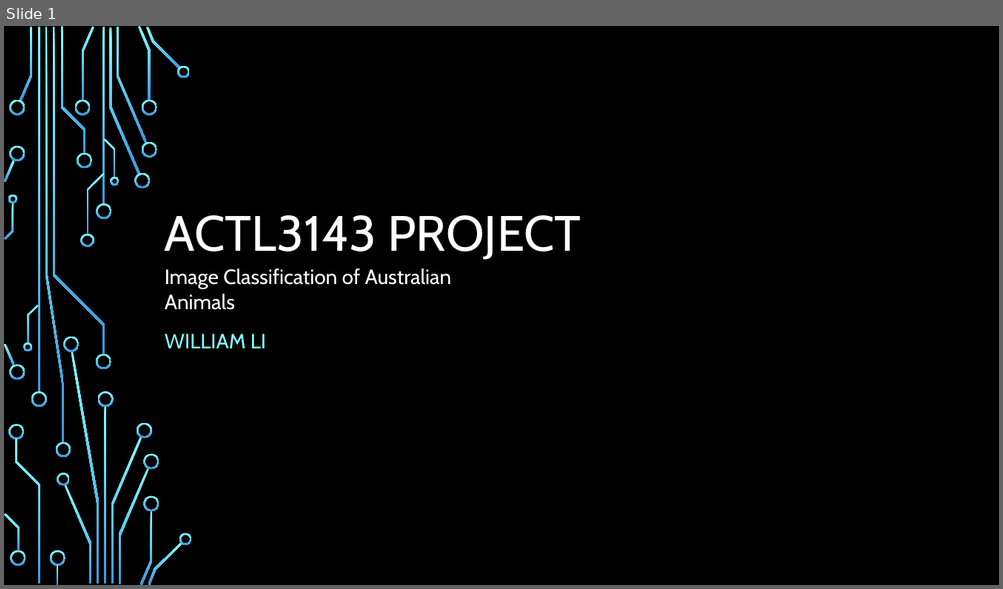
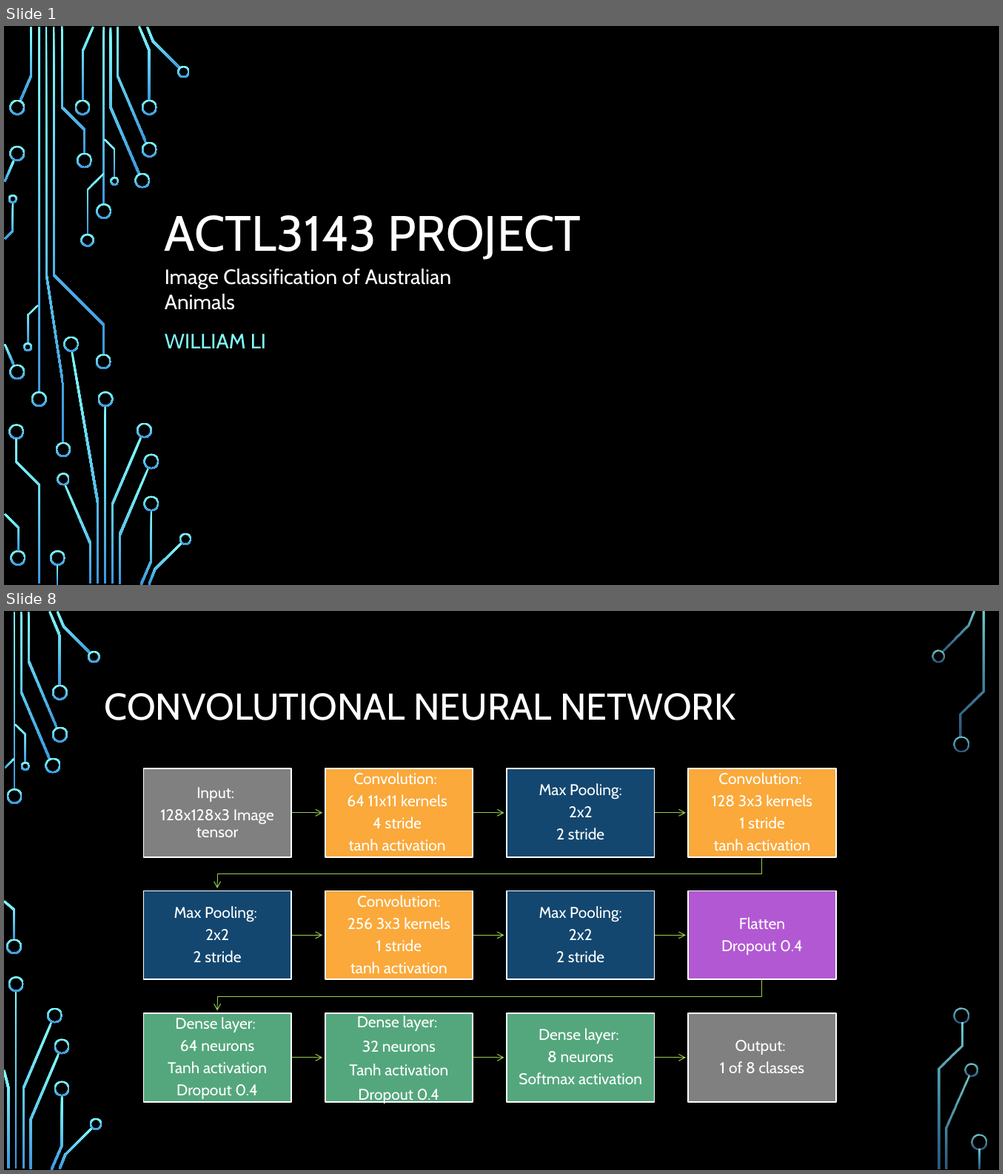
Before and after one commit to williamrjli/actl3143-project, a slide deck: ACTL3143 Video PowerPoint.pptx. Shown one above the other, each under a label of ours: slide 1 before the commit, slides 1 and 8 after it; the slides between them are not shown. The pictures are 1003x589 and 1003x1174 pixels, drawn with LibreOffice and Linux fonts; fonts in the diff are those of the drawing; background and template pictures are left out. Boxes give left, top, right and bottom in pixels: in the first picture for what was removed or moved away, otherwise in the second. Text is boxed around its words. In the diff, an @@ line names an element or a change of style, - is before the commit and + after.

```diff
--- a/ACTL3143 Video PowerPoint.pptx
+++ b/ACTL3143 Video PowerPoint.pptx
@@ slide 8 added at [4,611,999,1170], background picture (left out) @@
@@ title added at [105,693,735,721], 36 pt, text #FFFFFF @@
+CONVOLUTIONAL NEURAL NETWORK
@@ group added at [144,769,836,1105]: 12 rectangles, 12 texts, 11 freeform shapes @@
+Input:
+128x128x3 Image tensor
+Convolution:
+64 11x11 kernels
+4 stride
+tanh activation
+Max Pooling:
+2x2
+2 stride
+Convolution:
+128 3x3 kernels
+1 stride
+tanh activation
+Max Pooling:
+2x2
+2 stride
+Convolution:
+256 3x3 kernels
+1 stride
+tanh activation
+Max Pooling:
+2x2
+2 stride
+Flatten
+Dropout 0.4
+Dense layer:
+64 neurons
+Tanh activation
+Dropout 0.4
+Dense layer:
+32 neurons
+Tanh activation
+Dropout 0.4
+Dense layer:
+8 neurons
+Softmax activation
+Output:
+1 of 8 classes
@@ group added at [4,611,987,1170]: 33 freeform shapes, 3 rectangles @@
```
Also in this commit, not shown: 2 slides changed, 10 other slides added, 3 slides removed, 11 other files.
